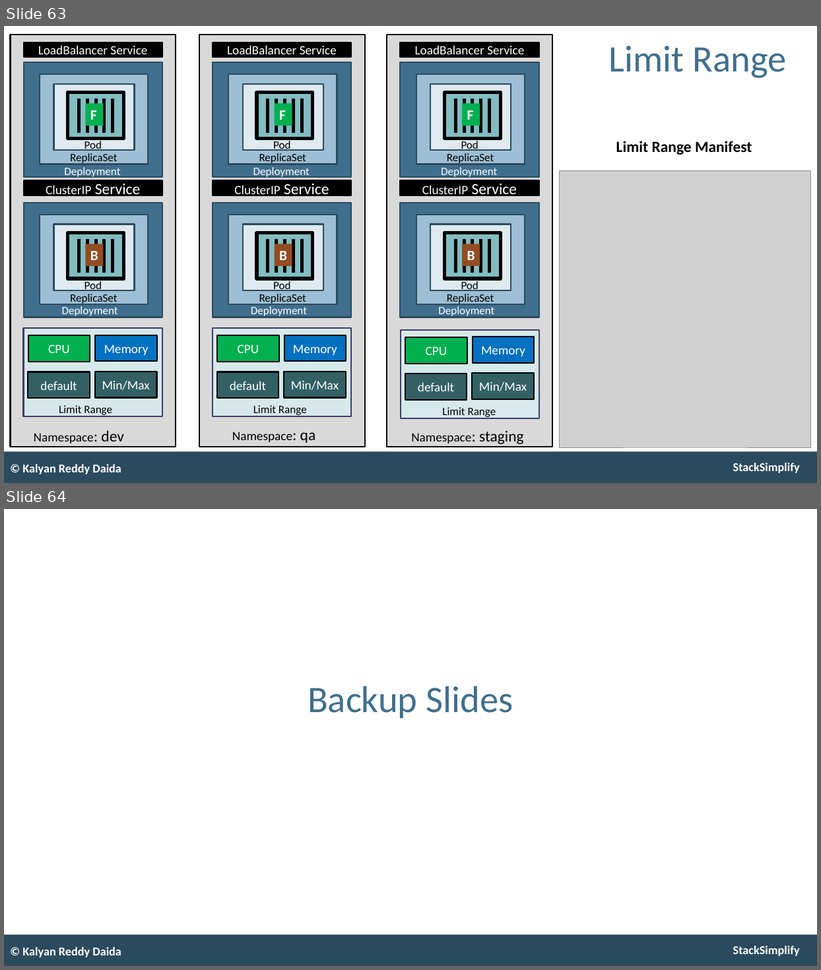
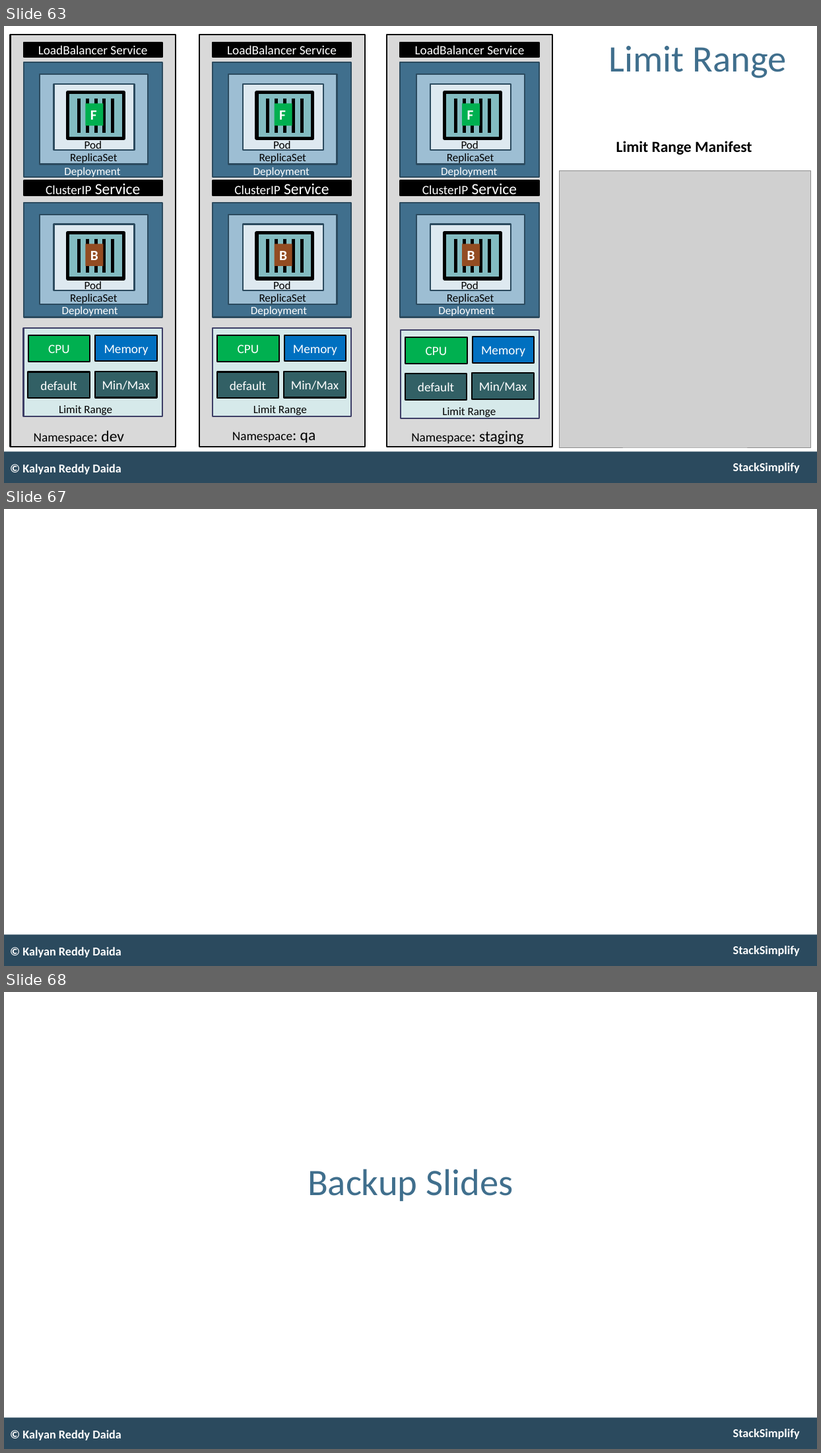
Before and after one commit to stacksimplify/aws-eks-kubernetes-masterclass, a slide deck: presentation/AWS-Fargate-and-EKS-Masterclass.pptx. Shown one above the other, each under a label of ours: slides 63 and 64 before the commit, slides 63, 67 and 68 after it; the slides between them are not shown. The pictures are 821x970 and 821x1453 pixels, drawn with LibreOffice and Linux fonts; fonts in the diff are those of the drawing; grey boxes stand for pictures. Boxes give left, top, right and bottom in pixels: in the first picture for what was removed or moved away, otherwise in the second. Text is boxed around its words. In the diff, an @@ line names an element or a change of style, - is before the commit and + after.

```diff
--- a/presentation/AWS-Fargate-and-EKS-Masterclass.pptx
+++ b/presentation/AWS-Fargate-and-EKS-Masterclass.pptx
@@ slide 67 added at <box>4,509,817,966</box>, background #FFFFFF; not listed: 2 template elements that a slide beside it also shows @@
@@ text added at <box>22,947,121,958</box>, 17 pt, text #FFFFFF, bold @@
+© Kalyan Reddy Daida
@@ what was slide 64 is now slide 68 @@
```
Also in this commit, not shown: 3 other slides added, 1 other file.
